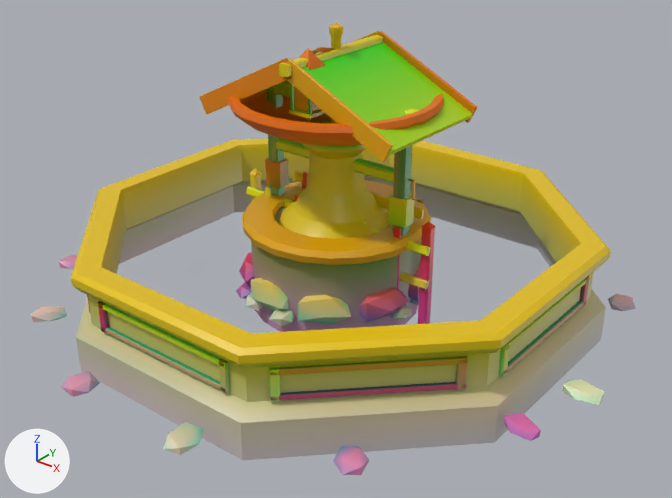
The glTF model spirit-island/assets/models/architecture/props.glb, before and after one commit.
Both versions are drawn from a camera (50 mm lens) standing at (5.86, -7.33, 4.93) and looking at (0.21, -0.27, 0.55). Every picture has the same lights, and +X, +Y and +Z are marked at lower left. The older version comes first. Vertices at exactly the same position are counted once.

Names of what the first picture shows: 'fence_timber', 'fence_wood', 'fountain_ashlar', 'fountain_stone', 'lamp_iron', 'planter_stone', 'well_ashlar', 'well_stone', 'well_timber', 'well_wood' and 4 more.
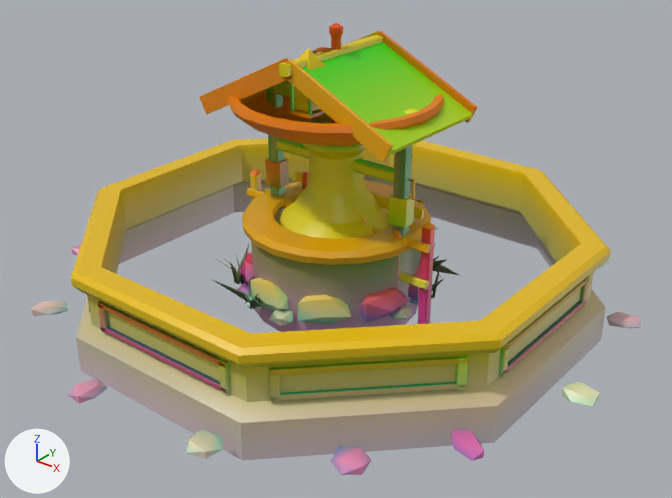
What differs and where, as boxes (x1, y1, x2, y2) in the pictures (672 x 498 px; the box of a moved part takes in the faces that stretch with it):
'fountain_stone', reshaped
    before: (31, 255, 636, 475)
    after: (31, 245, 641, 475)
'well_flora', added
    after: (213, 228, 461, 311)
part 1 of me_lamp_iron, recoloured
    both: (289, 23, 343, 123)
part 2 of me_lamp_iron, recoloured
    both: (290, 48, 335, 115)
part 3 of me_lamp_iron, recoloured (orange to yellow)
    both: (299, 48, 326, 70)
part 4 of me_fountain_ashlar, recoloured
    both: (73, 94, 609, 460)
part 5 of me_fountain_stone, moved or reshaped
    before: (563, 380, 605, 405)
    after: (562, 382, 600, 406)
part 6 of me_fountain_stone, moved or reshaped
    before: (31, 306, 67, 322)
    after: (31, 301, 68, 316)
part 7 of me_fountain_stone, moved or reshaped (mostly hidden afterwards)
    before: (59, 255, 77, 269)
    after: (72, 245, 81, 256)
part 8 of me_fountain_stone, moved or reshaped
    before: (61, 371, 541, 475)
    after: (68, 378, 484, 475)
part 9 of me_fountain_stone, moved or reshaped
    before: (608, 294, 636, 311)
    after: (600, 260, 641, 328)

What changed in the scene script:
```text
Change me_lamp_iron:
    where me_lamp_iron.from_pydata(...)  # 183 vertices, 286 faces; spans x -0.14..0.14, y -0.58..0.12, z 0.5..2.9
    used by ob_lamp_iron; location = (0.0, 0.0, 0.0)
    me_lamp_iron part 1: 173 faces centred in x -0.14..0.14, y -0.58..0.12, z 0.53..2.87 are repainted in the vertex colours; the middle colour goes from yellow #fbc000 to orange #fb5500
    me_lamp_iron part 2: 83 faces centred in x -0.13..0.13, y -0.57..-0.07, z 2.09..2.68 are repainted in the vertex colours; the middle colour goes from green #62ce00 to green #62e200
    me_lamp_iron part 3: 30 faces centred in x -0.14..0.14, y -0.58..-0.13, z 2.2..2.71 are repainted in the vertex colours; the middle colour goes from orange #fd8100 to yellow #fddd00
Change me_fountain_ashlar:
    where me_fountain_ashlar.from_pydata(...)  # 1113 vertices, 1988 faces; spans x -2.73..2.73, y -2.73..2.73, z -0.3..2.5
    used by ob_fountain_ashlar; location = (0.0, 0.0, 0.0)
    me_fountain_ashlar part 4: 1988 faces centred in x -2.73..2.73, y -2.73..2.73, z -0.17..2.49 are repainted in the vertex colours, in many colours
Change me_fountain_stone:
    used by ob_fountain_stone; location = (0.0, 0.0, 0.0)
    remove me_fountain_stone.from_pydata(...)  # 168 vertices, 280 faces; spans x -3.36..3.34, y -3.26..3.25, z -0.08..0.03
    add me_fountain_stone.from_pydata(...)  # 168 vertices, 280 faces; spans x -3.37..3.3, y -3.27..3.29, z -0.08..0.03
    me_fountain_stone part 5: the loose piece of 12 vertices spanning x 2.94..3.34, y -0.4..-0.1, z -0.08..0.02 is scaled about its middle by (0.854, 1.07, 1), then moved by (0.0, -0.05, 0.0)
    me_fountain_stone part 6: the loose piece of 12 vertices spanning x -2.13..-1.78, y -2.65..-2.3, z -0.08..0.02 is turned -2.3 degrees about the z axis through its middle and scaled by 1.02, then moved by (-0.1, 0.08, 0.0)
    me_fountain_stone part 7: the loose piece of 12 vertices spanning x -2.94..-2.56, y -1.69..-1.39, z -0.08..0.02 is turned -6.2 degrees about the z axis through its middle and scaled by 1.04, then moved by (-0.15, 0.31, 0.0)
    me_fountain_stone part 8: 48 of 168 vertices moved; they spanned x -0.77..3.13, y -3.26..-0.95, z -0.08..0.03 and now span x -0.6..2.89, y -3.27..-1.43, z -0.08..0.03; mean shift (0.02, -0.12, 0.0); largest move (3.13, -1.07, 0.0) -> (2.89, -1.63, 0.0)
    me_fountain_stone part 9: 35 of 168 vertices moved; they spanned x 0.5..2.89, y 1.43..3.25, z -0.08..0.03 and now span x 0.51..3.1, y 1.09..3.25, z -0.08..0.03; mean shift (0.18, -0.21, 0.0); largest move (1.84, 2.73, -0.05) -> (2.22, 2.43, -0.05)
    other edits to the shape of me_fountain_stone do not show in these pictures
Add me_well_flora:
    me_well_flora.from_pydata(...)  # 280 vertices, 168 faces; spans x -1.29..1.25, y -1.3..1.5, z -0.02..0.33
    me_well_flora.materials.append(mat_arch_flora)
Add ob_well_flora:
    ob_well_flora = bpy.data.objects.new('well_flora', me_well_flora)
    ob_well_flora.location = (0.0, 0.0, 0.0)
```
